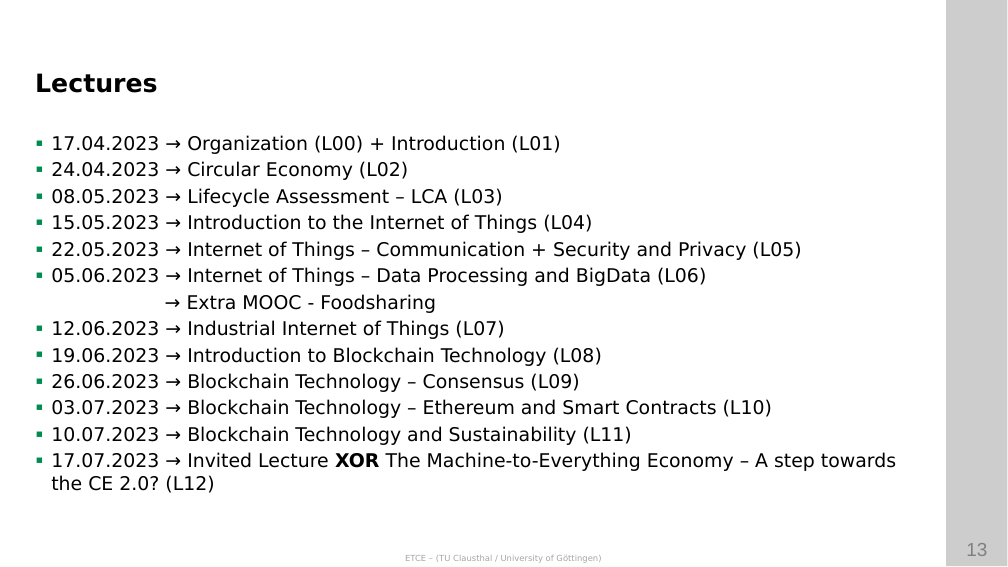
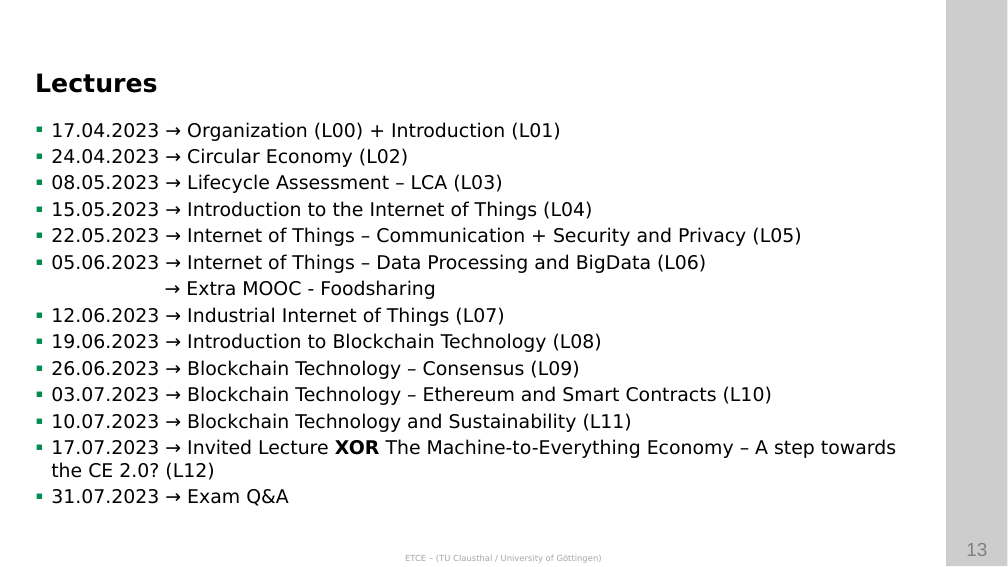
Before and after one commit to ETCE-LAB/teaching-material, a slide deck: slide 13 of Emerging-Technologies-for-the-Circular-Economy/ETCE-L00-Organization.pptx. Drawn at 1008x567 pixels with LibreOffice and Linux fonts; fonts in the diff are those of the drawing; background and template pictures are left out. Boxes give left, top, right and bottom in pixels: in the first picture for what was removed or moved away, otherwise in the second. Text is boxed around its words. In the diff, an @@ line names an element or a change of style, - is before the commit and + after.

Commit message:
+ added ETCE exam Q&A * working on IoT L00

```diff
--- a/Emerging-Technologies-for-the-Circular-Economy/ETCE-L00-Organization.pptx
+++ b/Emerging-Technologies-for-the-Circular-Economy/ETCE-L00-Organization.pptx
@@ text at box(51, 489, 289, 506): paragraph added @@
+▪ 31.07.2023 → Exam Q&A
```
Also in this commit, not shown: 3 other files.
